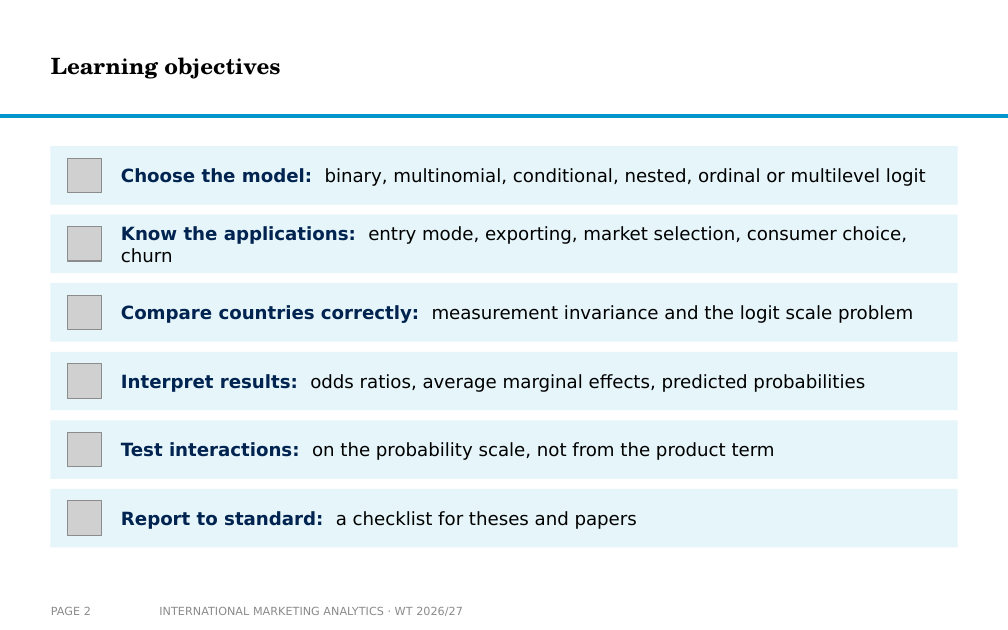
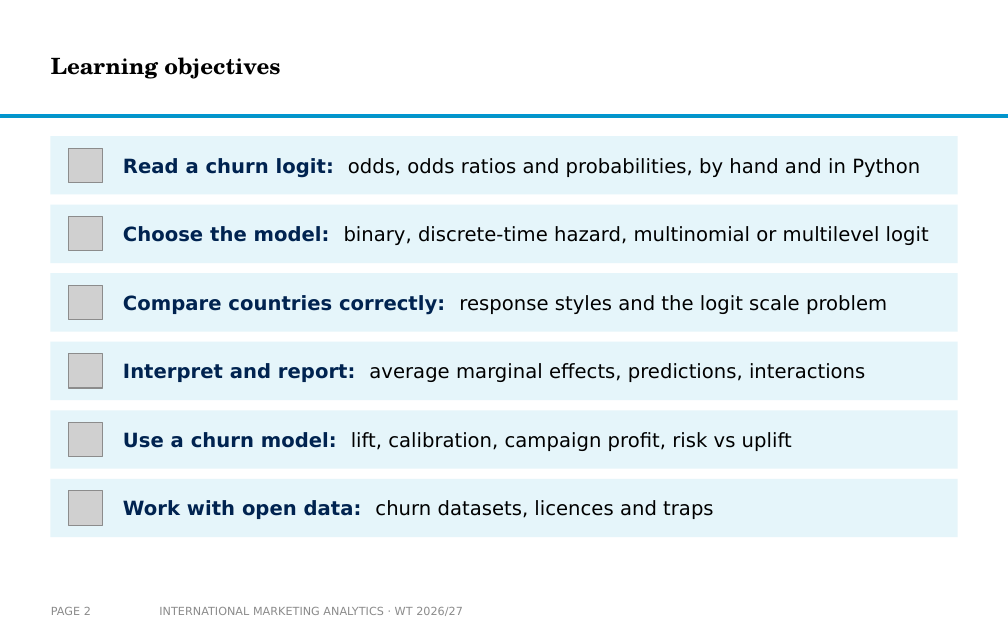
Before and after one commit to arnefloh-wu/international-marketing-analytics-teaching, a slide deck: slide 2 of slides/logistic-regression-in-international-marketing_WT26-27.pptx. Drawn at 1008x630 pixels with LibreOffice and Linux fonts; fonts in the diff are those of the drawing; grey boxes stand for pictures; background and template pictures are left out. Boxes give left, top, right and bottom in pixels: in the first picture for what was removed or moved away, otherwise in the second. Text is boxed around its words. In the diff, an @@ line names an element or a change of style, - is before the commit and + after.

```diff
--- a/slides/logistic-regression-in-international-marketing_WT26-27.pptx
+++ b/slides/logistic-regression-in-international-marketing_WT26-27.pptx
@@ text added at [123,158,920,178], 14 pt, text #000000 @@
+Read a churn logit: odds, odds ratios and probabilities, by hand and in Python
@@ 6 pictures, 6 rectangles: place and size @@
-6 pictures, 6 rectangles at [50,146,958,547]
+6 pictures, 6 rectangles at [50,136,958,537]
@@ text removed at [121,226,907,263] @@
-Know the applications: entry mode, exporting, market selection, consumer choice, churn
@@ text at [123,226,929,245]: text changed; size 13 to 14 pt @@
-Choose the model: binary, multinomial, conditional, nested, ordinal or multilevel logit
+Choose the model: binary, discrete-time hazard, multinomial or multilevel logit
@@ text at [123,295,887,315]: text changed; size 13 to 14 pt @@
-Compare countries correctly: measurement invariance and the logit scale problem
+Compare countries correctly: response styles and the logit scale problem
@@ text at [123,363,865,382]: text changed; size 13 to 14 pt @@
-Interpret results: odds ratios, average marginal effects, predicted probabilities
+Interpret and report: average marginal effects, predictions, interactions
@@ text at [123,432,792,451]: text changed; size 13 to 14 pt @@
-Test interactions: on the probability scale, not from the product term
+Use a churn model: lift, calibration, campaign profit, risk vs uplift
@@ text at [123,500,713,519]: text changed; size 13 to 14 pt @@
-Report to standard: a checklist for theses and papers
+Work with open data: churn datasets, licences and traps
```
Also in this commit, not shown: 20 other slides changed, 36 slides added, 21 slides removed, 5 other files.
